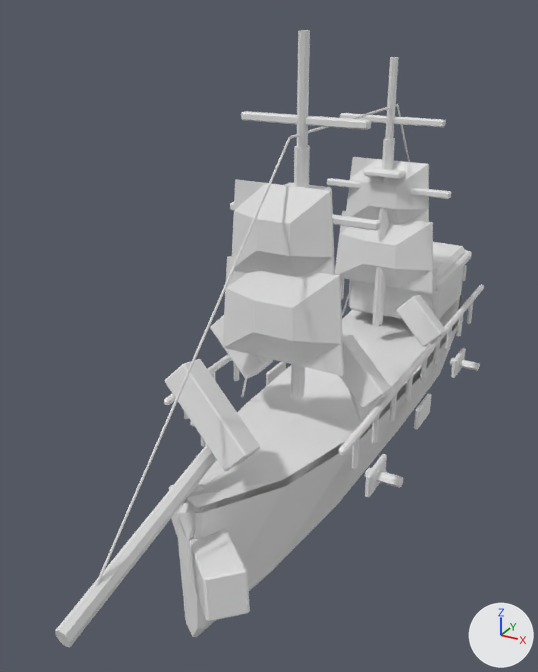
One commit to the Blender file ArtSource/Models/Blender/EnemyShipsV04/enemy_frost_cutter_v04.blend: the scene before it, then after it.
Both versions are drawn from a 50 mm lens placed at (1.58, -3.85, 2.42), pointed at (-0.2, -0.6, 0.79). Arrows for +X, +Y and +Z are at lower right; the lights stay in place. The older version comes first.

Script lines for the objects in view, before the commit:
```python
ob_bowsprit_main = bpy.data.objects.new('Bowsprit_Main', me_円柱_018)
ob_bowsprit_main.location = (0.0, -1.883, 0.526)
ob_bowsprit_main.rotation_euler = (1.344, 0.0, 3.142)  # degrees (77, 0, 180)
ob_bowsprit_main.scale = (0.8, 1.2, 0.86)
ob_enemy_corsair_deck = bpy.data.objects.new('Enemy_Corsair_Deck', me_enemy_corsair_hull_deckmesh)
ob_enemy_corsair_deck.location = (0.0, 0.0, 0.0)
ob_enemy_corsair_deck.rotation_euler = (0.0, 0.0, 3.142)  # degrees (0, 0, 180)
ob_enemy_corsair_deck.scale = (0.8, 1.2, 0.86)
ob_frostcutter_ice_crystal_1 = bpy.data.objects.new('FrostCutter_Ice_Crystal_1', me_立方体_021)
ob_frostcutter_ice_crystal_1.location = (0.0, -1.48, 0.8)
ob_frostcutter_ice_crystal_1.rotation_euler = (0.314, 0.785, -2.897)  # degrees (18, 45, -166)
ob_frostcutter_ice_crystal_2 = bpy.data.objects.new('FrostCutter_Ice_Crystal_2', me_立方体_022)
ob_frostcutter_ice_crystal_2.location = (0.34, -0.66, 0.735)
ob_frostcutter_ice_crystal_2.rotation_euler = (0.314, 0.785, -2.897)  # degrees (18, 45, -166)
ob_frostcutter_ice_crystal_3 = bpy.data.objects.new('FrostCutter_Ice_Crystal_3', me_立方体_023)
ob_frostcutter_ice_crystal_3.location = (-0.34, -0.66, 0.735)
ob_frostcutter_ice_crystal_3.rotation_euler = (0.314, 0.785, -2.897)  # degrees (18, 45, -166)
ob_frostcutter_ice_crystal_4 = bpy.data.objects.new('FrostCutter_Ice_Crystal_4', me_立方体_024)
ob_frostcutter_ice_crystal_4.location = (0.39, 0.22, 0.7)
ob_frostcutter_ice_crystal_4.rotation_euler = (0.314, 0.785, -2.897)  # degrees (18, 45, -166)
ob_frostcutter_ice_prow = bpy.data.objects.new('FrostCutter_Ice_Prow', me_立方体_026)
ob_frostcutter_ice_prow.location = (0.0, -1.58, 0.18)
ob_frostcutter_ice_prow.rotation_euler = (0.192, 0.0, -2.356)  # degrees (11, 0, -135)
ob_sail_2_2 = bpy.data.objects.new('Sail_2_2', me_sail_2_2_mesh)
ob_sail_2_2.location = (0.0, 0.0, 0.0)
ob_sail_2_2.rotation_euler = (0.0, 0.0, 3.142)  # degrees (0, 0, 180)
ob_sail_2_2.scale = (0.8, 1.2, 0.86)
ob_stern_gallery_window_1 = bpy.data.objects.new('Stern_Gallery_Window_1', me_立方体_004)
ob_stern_gallery_window_1.location = (0.307, 1.393, 0.638)
ob_stern_gallery_window_1.rotation_euler = (0.0, 0.0, 3.142)  # degrees (0, 0, 180)
ob_stern_gallery_window_1.scale = (0.8, 1.2, 0.86)
# also in view: 'Rigging_Forestay' at (0.0, -1.55, 1.16); 'Sail_1_1' at (0.0, -0.88, 1.04); 'Mast_2_Lower' at (0.0, 0.54, 1.09); 'Enemy_Corsair_Hull' at (0.0, -0.05, 0.06); 'Mast_1_Lower' at (0.0, -0.65, 1.16)
```
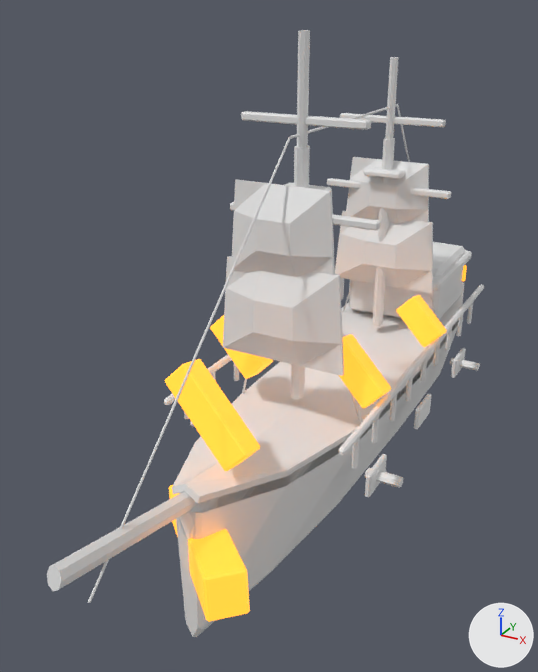
Patch to the scene script:
```diff
--- a/ArtSource/Models/Blender/EnemyShipsV04/enemy_frost_cutter_v04.blend.py
+++ b/ArtSource/Models/Blender/EnemyShipsV04/enemy_frost_cutter_v04.blend.py
@@ mat_glassglow_v03 @@
 mat_glassglow_v03 = principled_material('GlassGlow_v03')
-mat_glassglow_v03.base_color = (0.8, 0.8, 0.8)  # white #e7e7e7
+mat_glassglow_v03.base_color = (1.0, 0.35, 0.025)  # orange #ffa02c
+mat_glassglow_v03.emission_strength = 1.4
+mat_glassglow_v03.emission_color = (1.0, 0.35, 0.025)  # orange #ffa02c
@@ me_enemy_corsair_hull_deckmesh @@
 # used by ob_enemy_corsair_deck; location = (0.0, 0.0, 0.0); rotation_euler = (0.0, 0.0, 3.142), in degrees (0, 0, 180); scale = (0.8, 1.2, 0.86)
-me_enemy_corsair_hull_deckmesh.from_pydata(...)  # 18 vertices, 10 faces; spans x -0.47..0.47, y -1.35..1.43, z 0.38..0.59
+me_enemy_corsair_hull_deckmesh.from_pydata(...)  # 36 vertices, 34 faces; spans x -0.5..0.5, y -1.35..1.43, z 0.4..0.67
+# me_enemy_corsair_hull_deckmesh part 1: the whole mesh is rebuilt
 me_enemy_corsair_hull_deckmesh.materials.append(mat_deckoak_v03)
@@ ob_bowsprit_main @@
 ob_bowsprit_main.location = (0.0, -1.883, 0.526)
-ob_bowsprit_main.rotation_euler = (1.344, 0.0, 3.142)  # degrees (77, 0, 180)
+ob_bowsprit_main.rotation_euler = (-1.344, 0.0, 3.142)  # degrees (-77, 0, 180)
 ob_bowsprit_main.scale = (0.8, 1.2, 0.86)
```

Boxes [x1, y1, x2, y2] around the edits, measured in the pictures (538 x 672 px):
'Enemy_Corsair_Deck', reshaped (7% wider): before [186, 297, 460, 508]; after [172, 282, 464, 503]
'Bowsprit_Main', turned: before [55, 444, 217, 647]; after [47, 491, 197, 591]
'FrostCutter_Ice_Crystal_1', recoloured, surface changed: [165, 359, 260, 471] in both
'FrostCutter_Ice_Prow', recoloured, surface changed: [169, 485, 250, 622] in both
'FrostCutter_Ice_Crystal_2', recoloured, surface changed: [339, 334, 391, 408] in both
'FrostCutter_Ice_Crystal_4', recoloured, surface changed: [396, 295, 447, 347] in both
'FrostCutter_Ice_Crystal_3', recoloured, surface changed: [210, 315, 273, 379] in both
'Stern_Gallery_Window_1', recoloured, surface changed: [462, 265, 467, 282] in both
